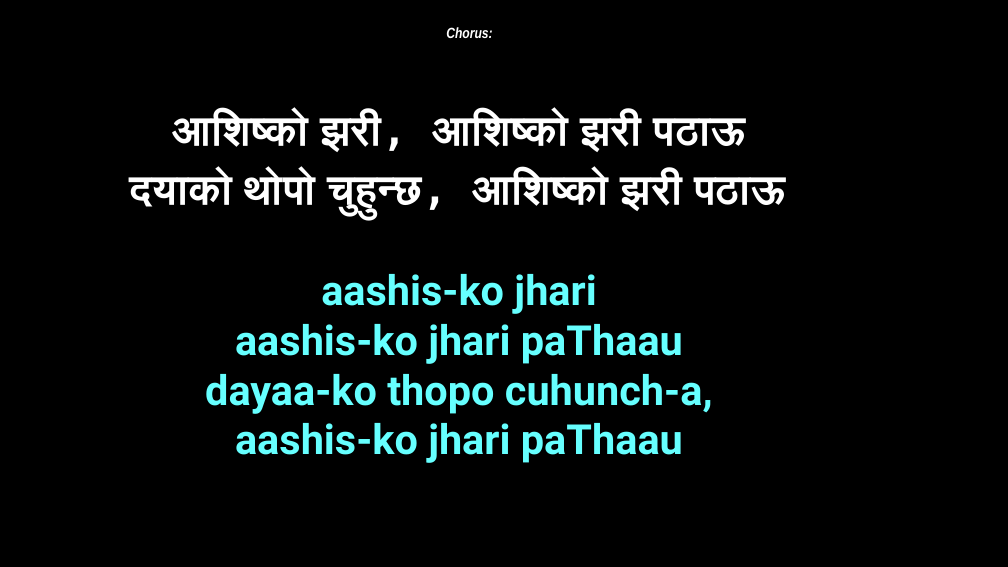
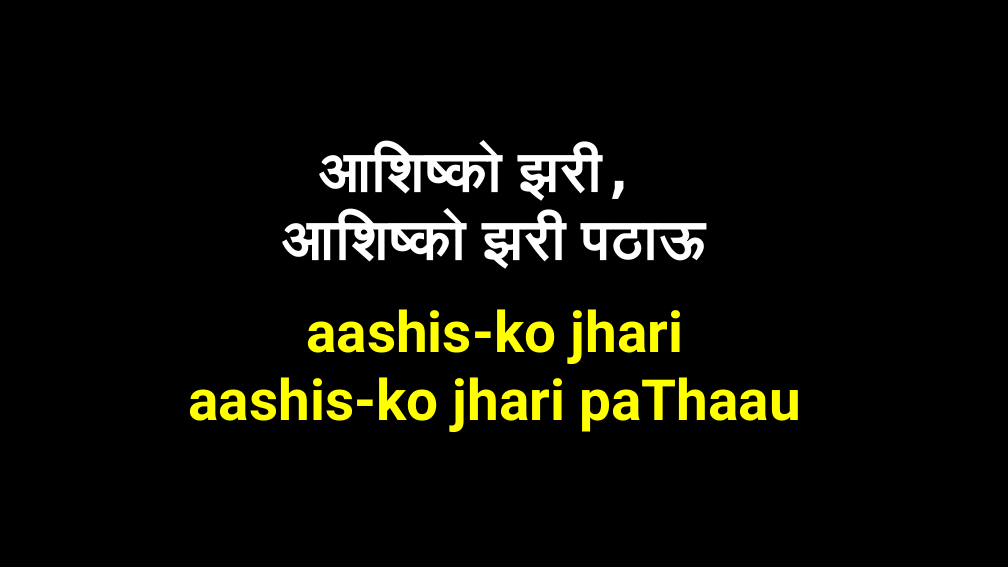
Before and after one commit to sujanay/Nepali-christian-songs-slides, a slide deck: slide 4 of Bhajan/B332 - पर्नेछ आशिष्को झरी.pptx (slide 9 before the commit). Drawn at 1008x567 pixels with LibreOffice and Linux fonts; fonts in the diff are those of the drawing. Boxes give left, top, right and bottom in pixels: in the first picture for what was removed or moved away, otherwise in the second. Text is boxed around its words. In the diff, an @@ line names an element or a change of style, - is before the commit and + after.

```diff
--- a/Bhajan/B332 - पर्नेछ आशिष्को झरी.pptx
+++ b/Bhajan/B332 - पर्नेछ आशिष्को झरी.pptx
@@ text removed at [446, 27, 492, 38] @@
-Chorus:
@@ text "आशिष्को झरी,": place and size @@
-text "आशिष्को झरी," at [129, 113, 786, 463]
+text "आशिष्को झरी," at [188, 146, 801, 432]
@@ text at [283, 146, 707, 269]: text changed; size 40 to 54 pt @@
-आशिष्को झरी, आशिष्को झरी पठाऊ
-दयाको थोपो चुहुन्छ, आशिष्को झरी पठाऊ
+आशिष्को झरी,
+आशिष्को झरी पठाऊ
@@ text at [188, 309, 801, 432]: size 39.5 to 54 pt, text colour #66FFFF to #FFFF00 in "aashis-ko jhari", "aashis-ko jhari paThaau" @@
@@ text at [205, 374, 713, 463]: paragraphs removed @@
-dayaa-ko thopo cuhunch-a,
-aashis-ko jhari paThaau
```
Also in this commit, not shown: 7 other slides changed, 5 slides added, 1 slide removed, 19 other files.
